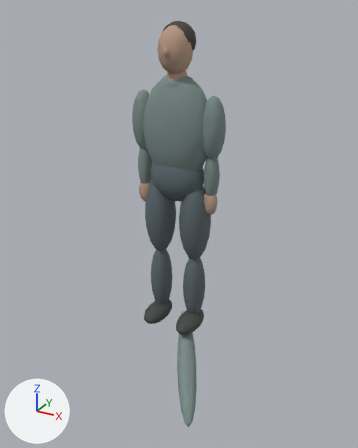
The glTF model public/assets/people/resident.glb as it was, and as the next commit left it.
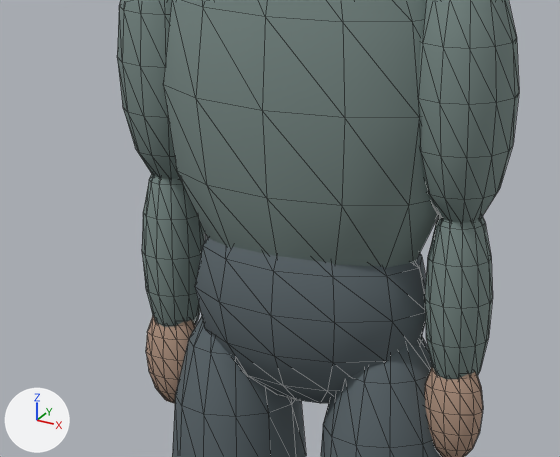
The first picture shows the older version from a 50 mm lens placed at (1.26, -2.28, 1.81), pointed at (0.1, -0.17, 0.76). The close-ups show the older and then the newer version on the part from 29% to 66% of the width and 24% to 48% of the height of that picture. Only the edits that show in the close-ups are written down. Every picture has the same lights, and +X, +Y and +Z are marked at lower left. The close-ups show mesh edges as thin lines. Where no turn or scale is listed for an object, it has been applied to the vertices.

Names of what the first close-up shows: 'hips', 'left_forearm', 'left_hand', 'left_sleeve', 'left_thigh', 'right_forearm', 'right_hand', 'right_sleeve', 'right_thigh', 'shirt'.
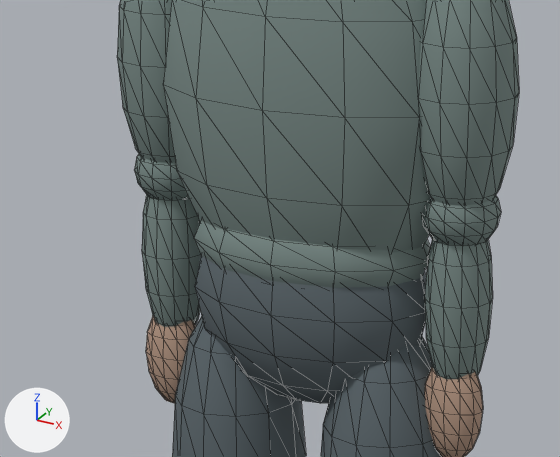
The change, as a list of edits to the scene's bpy script:
```text
Add me_sphere_146:
    me_sphere_146.from_pydata(...)  # a UV sphere (12 segments, 8 rings, poles along z) spanning x -0.165..0.165, y -0.105..0.105, z -0.075..0.075
    me_sphere_146.materials.append(mat_resident_cloth)  # grey #798a86
Add me_sphere_167:
    me_sphere_167.from_pydata(...)  # a UV sphere (12 segments, 8 rings, poles along z) spanning x -0.049..0.049, y -0.048..0.048, z -0.045..0.045
    me_sphere_167.materials.append(mat_resident_cloth)  # grey #798a86
Add ob_shirt_hem:
    ob_shirt_hem = bpy.data.objects.new('shirt_hem', me_sphere_146)
    ob_shirt_hem.location = (0.0, 0.0, 1.025)
Add ob_right_elbow_cuff:
    ob_right_elbow_cuff = bpy.data.objects.new('right_elbow_cuff', me_sphere_167)
    ob_right_elbow_cuff.location = (0.207, 0.0, 1.094)
Add ob_left_elbow_cuff:
    ob_left_elbow_cuff = bpy.data.objects.new('left_elbow_cuff', me_sphere_167.copy())
    ob_left_elbow_cuff.location = (-0.207, 0.0, 1.094)
```

Where the change shows, as pixel boxes [x1, y1, x2, y2] in the close-ups (560 x 457 px):
'shirt_hem', added: after [194, 221, 430, 288]
'right_elbow_cuff', added: after [422, 196, 501, 246]
'left_elbow_cuff', added: after [134, 154, 189, 201]
